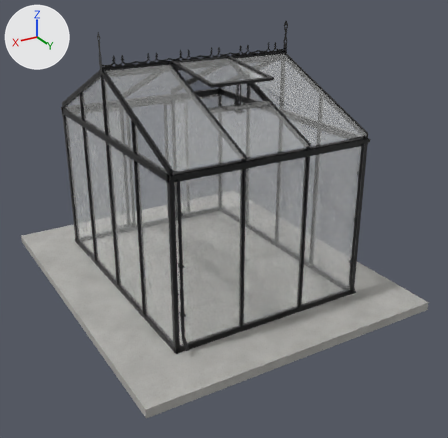
What one commit did to the glTF model models/scandiglas/sg-rect-10-2-7-9-decor.glb.
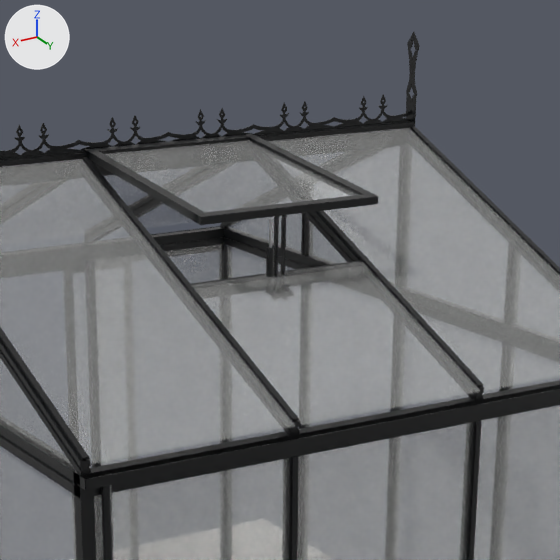
There are two pictures of each version: one whole from a camera (50 mm lens) standing at (3.52, 8.59, 3.8) and looking at (-0.08, 2.58, 0.79), one close up on the part from 32% to 75% of the width and 2% to 47% of the height. Arrows for +X, +Y and +Z are at upper left; the lights stay in place. The older version's two pictures come first. Vertices at exactly the same position are counted once.

Names of what the first close-up shows: 'scandiglas-rect-10-2-7-9-decor'.
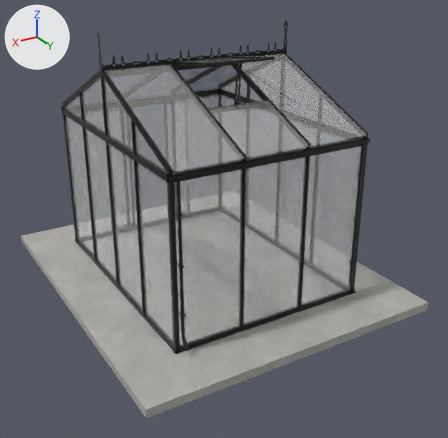
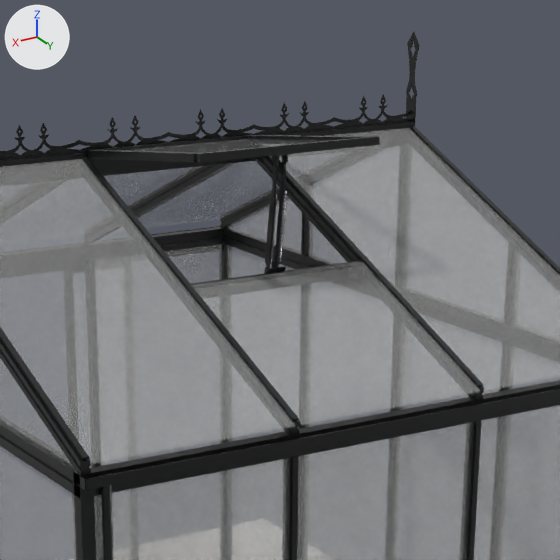
Where the change shows, as pixel boxes [x1, y1, x2, y2] in the close-ups (560 x 560 px; the box of a moved part takes in the faces that stretch with it):
part 1 of me_scandiglas, moved or reshaped
    before: [266, 220, 274, 277]
    after: [265, 194, 277, 264]
part 2 of me_scandiglas, moved or reshaped
    before: [195, 193, 379, 225]
    after: [194, 136, 380, 163]
part 3 of me_scandiglas, moved or reshaped (not visible before)
    after: [266, 266, 286, 273]
part 4 of me_scandiglas, moved or reshaped (not visible afterwards)
    before: [280, 216, 286, 275]
part 5 of me_scandiglas, moved or reshaped
    before: [274, 217, 279, 276]
    after: [264, 267, 268, 274]
part 6 of me_scandiglas, moved or reshaped (not visible before)
    after: [281, 155, 288, 162]
part 7 of me_scandiglas, moved or reshaped
    before: [105, 140, 358, 212]
    after: [272, 156, 279, 163]
part 8 of me_scandiglas, added
    after: [275, 161, 286, 256]
part 9 of me_scandiglas, added
    after: [266, 163, 278, 268]
part 10 of me_scandiglas, added
    after: [275, 169, 286, 268]
part 11 of me_scandiglas, added
    after: [279, 162, 285, 174]
part 12 of me_scandiglas, added
    after: [279, 191, 287, 262]
part 13 of me_scandiglas, added
    after: [127, 139, 331, 153]
part 14 of me_scandiglas, reshaped
    before: [80, 134, 375, 419]
    after: [84, 135, 376, 262]

The change, as a diff of the scene's bpy script:
```diff
--- a/models/scandiglas/sg-rect-10-2-7-9-decor.glb.py
+++ b/models/scandiglas/sg-rect-10-2-7-9-decor.glb.py
@@ me_scandiglas @@
-me_scandiglas.from_pydata(...)  # 13157 vertices, 25535 faces; spans x -1.82..1.82, y 0.0..4.38, z -0.1..3.04
+me_scandiglas.from_pydata(...)  # 20952 vertices, 40679 faces; spans x -1.82..1.82, y 0.0..4.38, z -0.1..3.04
+# me_scandiglas part 1: the loose piece of 131 vertices spanning x 0.03..0.05, y 3.01..3.05, z 2.24..2.51 is turned -6.2 degrees about the x axis through its middle and scaled by 1.48, then moved by (-0.04, -0.05, 0.16)
+# me_scandiglas part 2: the loose piece of 48 vertices spanning x -0.38..0.38, y 3.07..3.11, z 2.54..2.57 is moved by (0.0, 0.0, 0.21)
+# me_scandiglas part 3: the loose piece of 24 vertices spanning x 0.02..0.03, y 3.02..3.05, z 2.2..2.24 is multiplied about its middle by the matrix ((0.0, 1.095, 2.577), (-2.577, -1.008, 0.428), (1.095, -2.372, 1.008)), then moved by (-0.02, -0.04, 0.06)
+# me_scandiglas part 4: the loose piece of 24 vertices spanning x -0.02..-0.01, y 3.02..3.04, z 2.21..2.52 is scaled about its middle by (-1, 1.27, 0.12), then moved by (-0.01, -0.05, -0.07)
+# me_scandiglas part 5: the loose piece of 24 vertices spanning x 0.01..0.02, y 3.02..3.04, z 2.21..2.52 is scaled about its middle by (-1, 1.27, 0.12), then moved by (0.01, -0.05, -0.07)
+# me_scandiglas part 6: the loose piece of 24 vertices spanning x -0.03..-0.02, y 3.02..3.05, z 2.2..2.24 is scaled about its middle by (-0.75, 1.12, -0.963), then moved by (0.0, 0.0, 0.5)
+# me_scandiglas part 7: the loose piece of 24 vertices spanning x -0.34..0.34, y 2.25..3.07, z 2.55..2.66 is multiplied about its middle by the matrix ((0.0, -0.005, -0.038), (0.038, 0.005, -0.001), (0.005, -0.038, 0.005)), then moved by (0.02, 0.37, 0.12), in mat_powder
+# me_scandiglas part 8: the loose piece of 24 vertices spanning x -0.02..-0.01, y 3.02..3.04, z 2.21..2.52 is copied, and the copy is turned -6.2 degrees about the x axis through its middle and scaled by 1.37, then moved by (0.0, -0.03, 0.15); it spans x -0.02, y 2.97..3.04, z 2.3..2.72
+# me_scandiglas part 9: the loose piece of 24 vertices spanning x 0.01..0.02, y 3.02..3.04, z 2.21..2.52 is copied, and the copy is turned -6.2 degrees about the x axis through its middle and scaled by 1.37, then moved by (0.0, -0.03, 0.15); it spans x 0.02, y 2.97..3.04, z 2.3..2.72
+# me_scandiglas part 10: the loose piece of 24 vertices spanning x -0.02..-0.01, y 3.02..3.04, z 2.21..2.52 is copied, and the copy is turned -6.2 degrees about the x axis through its middle and scaled by 1.21, then moved by (0.02, 0.0, 0.15); it spans x 0.0, y 3.0..3.07, z 2.32..2.69
+# me_scandiglas part 11: the loose piece of 24 vertices spanning x 0.01..0.02, y 3.02..3.05, z 2.51..2.54 is copied, and the copy is moved by (-0.02, 0.01, 0.17); it spans x 0.0, y 3.03..3.06, z 2.67..2.72
+# me_scandiglas part 12: the loose piece of 50 vertices spanning x -0.04..-0.02, y 3.03..3.05, z 2.23..2.25 is copied, and the copy is multiplied about its middle by the matrix ((0.5, 0.0, 0.0), (0.0, 1.776, 2.912), (0.0, 10.38, 24.592)), then moved by (0.03, 0.01, 0.24); it spans x 0.0, y 3.03..3.07, z 2.35..2.62
+# me_scandiglas part 13: the loose piece of 24 vertices spanning x -0.34..0.34, y 2.25..3.07, z 2.55..2.66 is copied, and the copy is scaled about its middle by (1, 1, -0.988), then moved by (0.0, 0.0, 0.11); it spans x -0.34..0.34, y 2.24..3.07, z 2.66..2.77
+# me_scandiglas part 14: 23 vertices moved within x -0.01..0.8, y 2.19..3.05, z 2.51..2.71; 120 vertices removed from x -0.38..0.38, y 2.2..3.09, z 2.51..2.68; 7473 vertices added at x -0.38..0.38, y 2.2..3.09, z 2.35..2.78
+# other edits to the shape of me_scandiglas do not show in these pictures
 me_scandiglas.materials.append(mat_concrete)
```
